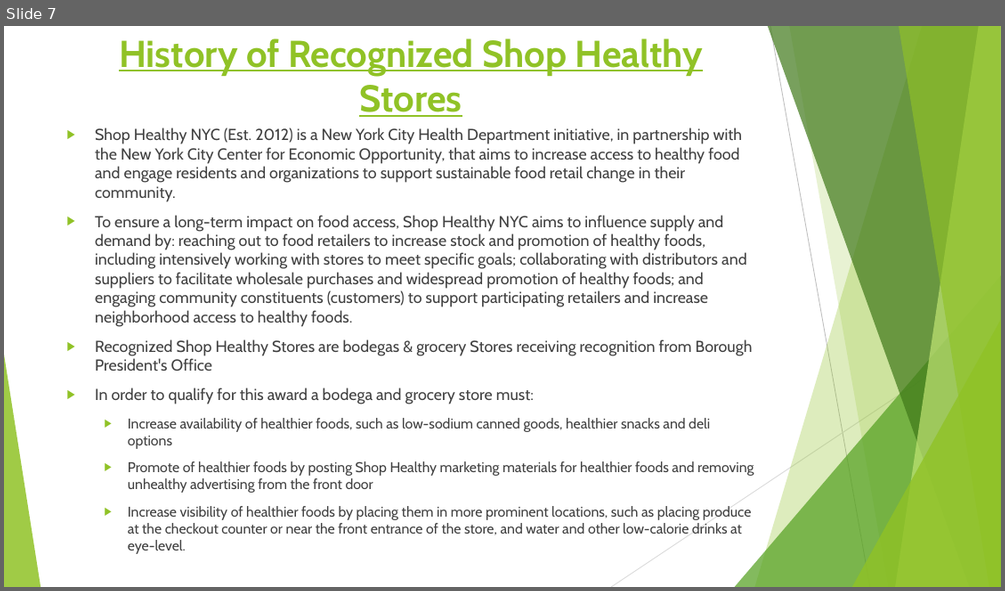
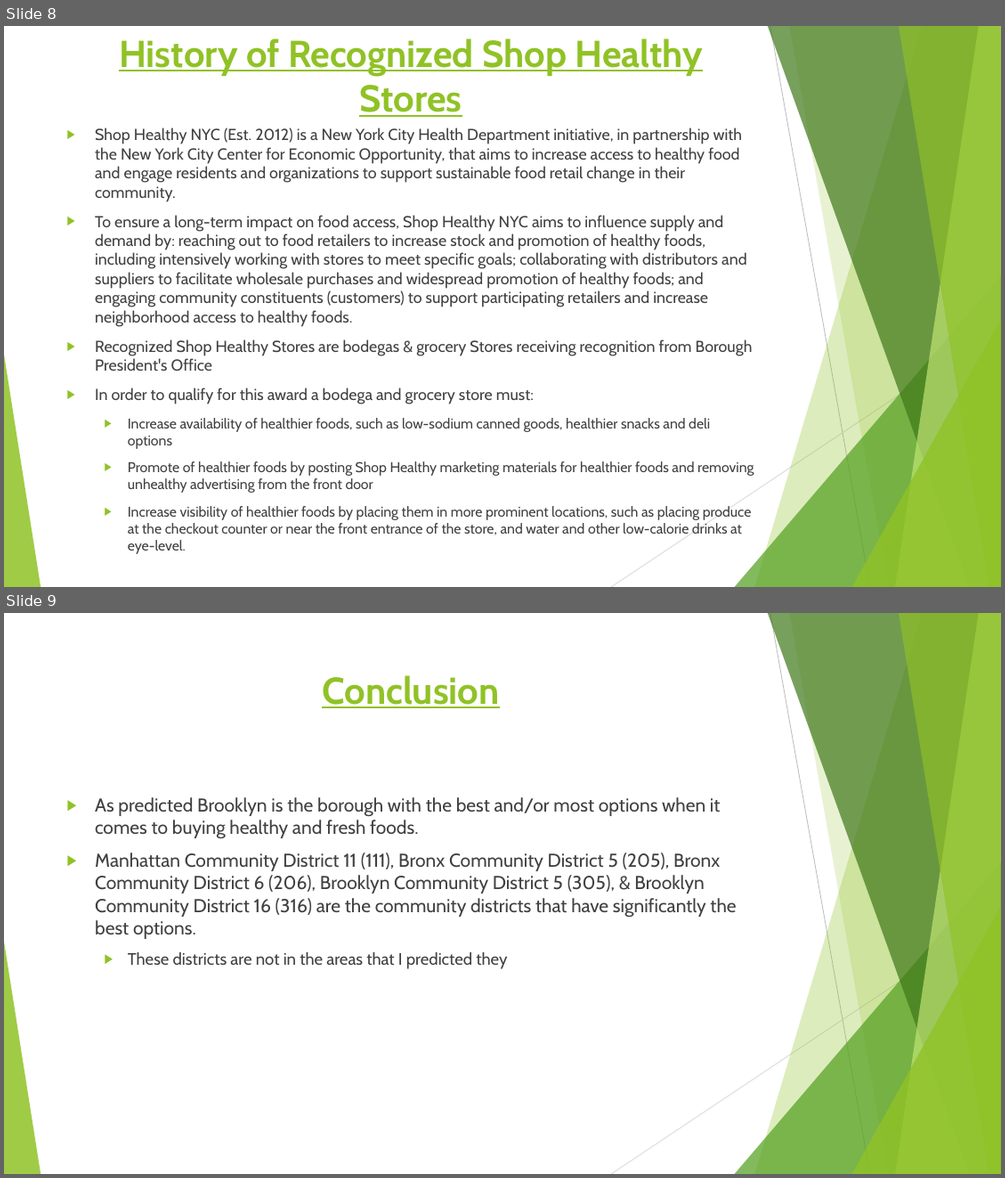
Before and after one commit to LJRollerII/NSS_Capstone_Project, a slide deck: presentation/Healthy_Food_Access_in_NYC.pptx. Shown one above the other, each under a label of ours: slide 7 before the commit, slides 8 and 9 after it. The pictures are 1005x591 and 1005x1178 pixels, drawn with LibreOffice and Linux fonts; fonts in the diff are those of the drawing. Boxes give left, top, right and bottom in pixels: in the first picture for what was removed or moved away, otherwise in the second. Text is boxed around its words. In the diff, an @@ line names an element or a change of style, - is before the commit and + after.

```diff
--- a/presentation/Healthy_Food_Access_in_NYC.pptx
+++ b/presentation/Healthy_Food_Access_in_NYC.pptx
@@ slide 9 added at bbox=[4, 613, 1001, 1174], background #FFFFFF; not listed: 10 template elements that a slide beside it also shows @@
@@ title added at bbox=[322, 675, 499, 708], 36 pt, text #90C226, bold, underline @@
+Conclusion
@@ text added at bbox=[95, 797, 736, 969], 18 pt, text #404040 @@
+▶ As predicted Brooklyn is the borough with the best and/or most options when it comes to buying healthy and fresh foods.
+▶ Manhattan Community District 11 (111), Bronx Community District 5 (205), Bronx Community District 6 (206), Brooklyn Community District 5 (305), & Brooklyn Community District 16 (316) are the community districts that have significantly the best options.
+  ▶ These districts are not in the areas that I predicted they
@@ what was slide 7 is now slide 8 @@
```
Also in this commit, not shown: 1 other slide added, 1 slide removed, 6 other files.
